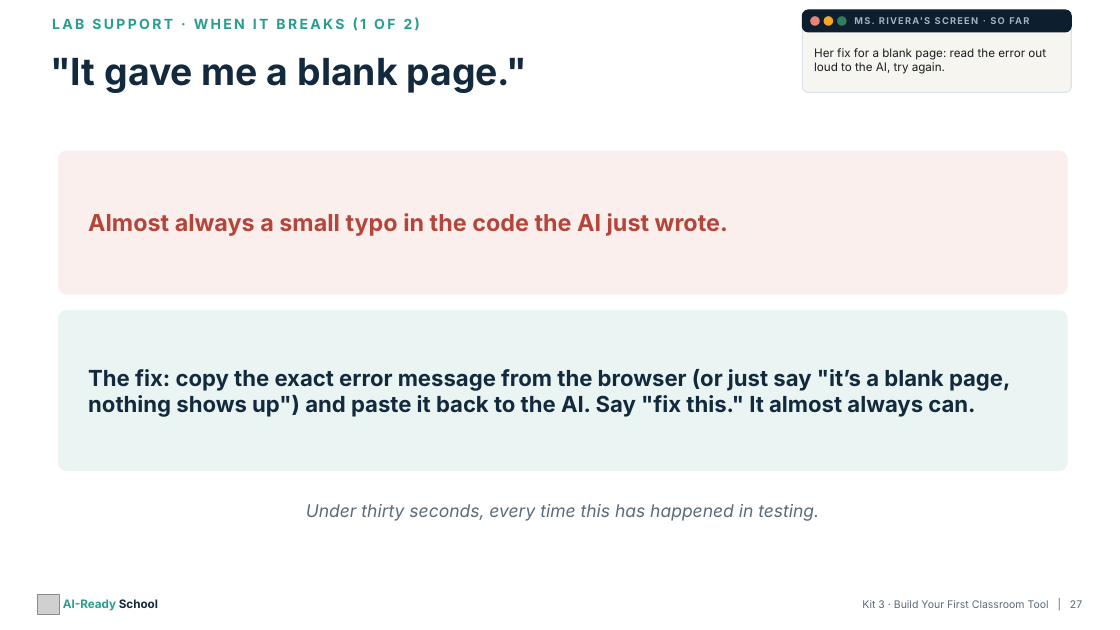
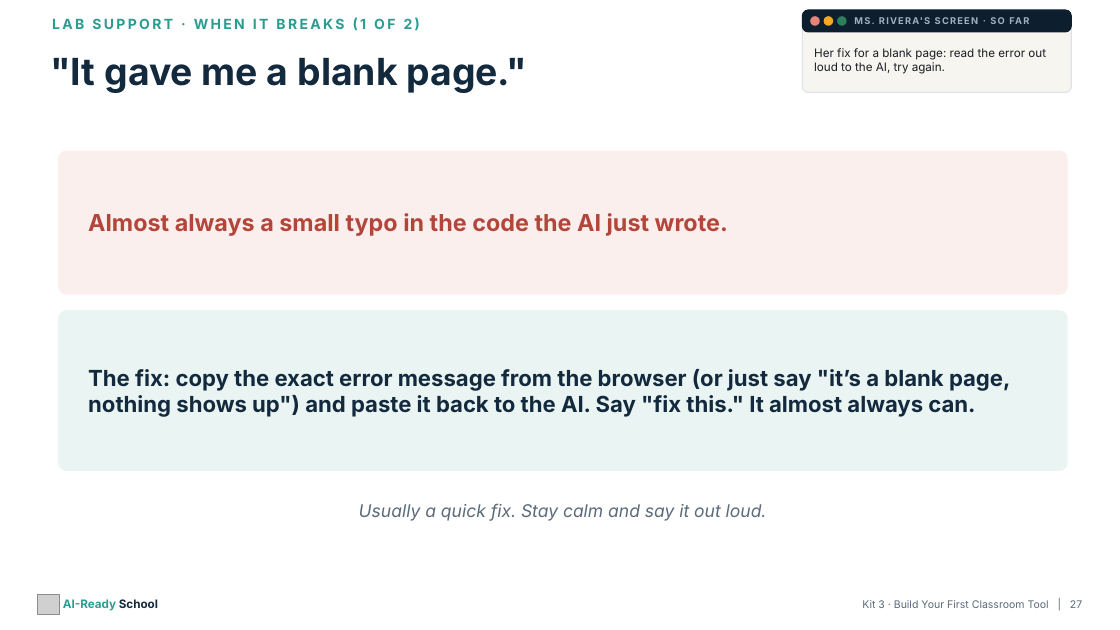
Before and after one commit to aspinozzi1/Ai-School-Ready, a slide deck: slide 27 of kits/kit03-tpt/Kit03_PresentationDeck.pptx. Drawn at 1120x630 pixels with LibreOffice and Linux fonts; fonts in the diff are those of the drawing; grey boxes stand for pictures. Boxes give left, top, right and bottom in pixels: in the first picture for what was removed or moved away, otherwise in the second. Text is boxed around its words. In the diff, an @@ line names an element or a change of style, - is before the commit and + after.

```diff
--- a/kits/kit03-tpt/Kit03_PresentationDeck.pptx
+++ b/kits/kit03-tpt/Kit03_PresentationDeck.pptx
@@ text at [359, 503, 767, 521]: text changed @@
-Under thirty seconds, every time this has happened in testing.
+Usually a quick fix. Stay calm and say it out loud.
```
Also in this commit, not shown: 6 other slides changed, 39 other files.
